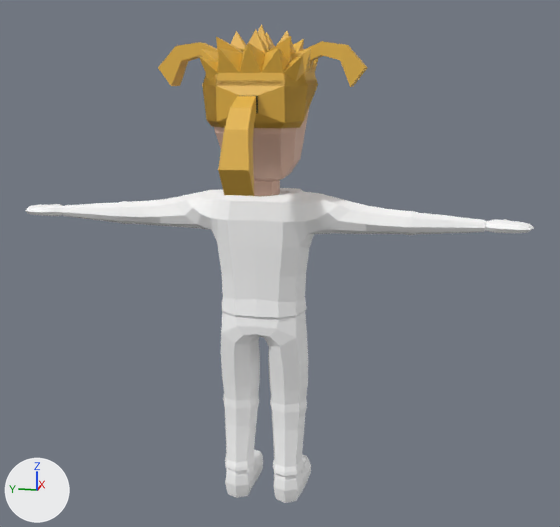
Before and after pictures for a commit that changed the FBX model Brooom/Assets/Models/Character.fbx.
One viewpoint serves both versions: a camera (50 mm lens) standing at (-2.961, -0.663, 1.762) and looking at (-0.057, -0.082, 1.036). Lighting does not change. The marker at lower left points along +X, +Y and +Z. Where no turn or scale is listed for an object, it has been applied to the vertices.

The first picture shows 'Hair', 'Hair2', 'Hair3', 'Hair4', 'Hands', 'Head', 'Outfit', 'Shoes'.
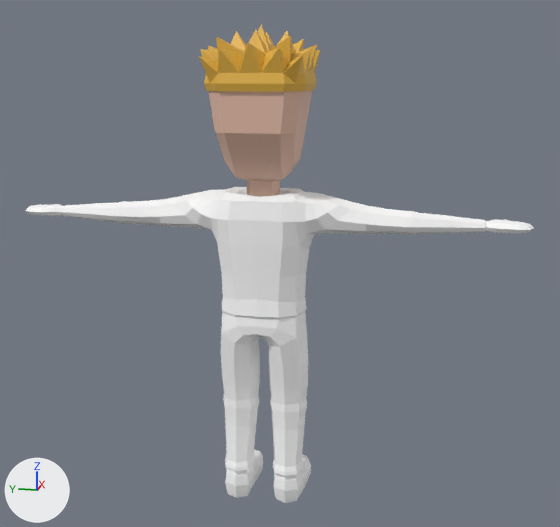
Pixel boxes [x1, y1, x2, y2] of what changed, in the pictures (560 x 527 px):
'Hair2', deleted (orange)
    before: [203, 49, 318, 196]
    faces in mat_hair2 (orange #e7b646): [203, 49, 318, 196]
'Hair3', deleted (orange)
    before: [158, 41, 368, 87]
'Hair4', deleted
    before: [202, 85, 318, 123]
'Head', unchanged, uncovered by the edit
    before: [214, 106, 310, 197]
    after: [208, 90, 312, 197]

The change, as a diff of the scene's bpy script:
```diff
--- a/Brooom/Assets/Models/Character.fbx.py
+++ b/Brooom/Assets/Models/Character.fbx.py
@@ ob_hair2 @@
-ob_hair2 = bpy.data.objects.new('Hair2', me_cube_004)
-ob_hair2.location = (0.0, 0.0, 0.0)
@@ ob_hair3 @@
-ob_hair3 = bpy.data.objects.new('Hair3', me_cube_005)
-ob_hair3.location = (0.0, 0.0, 0.0)
@@ ob_hair4 @@
-ob_hair4 = bpy.data.objects.new('Hair4', me_cube_002)
-ob_hair4.location = (0.0, 0.0, 0.0)
```
